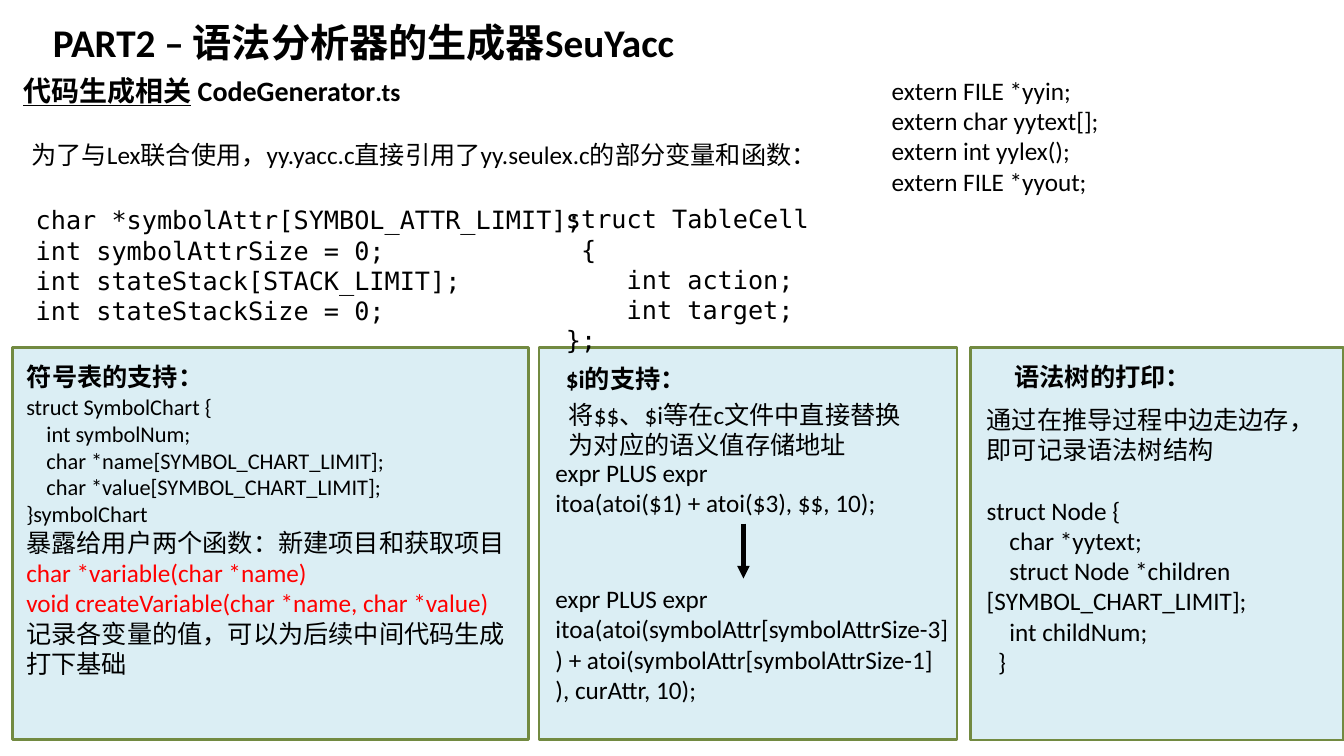
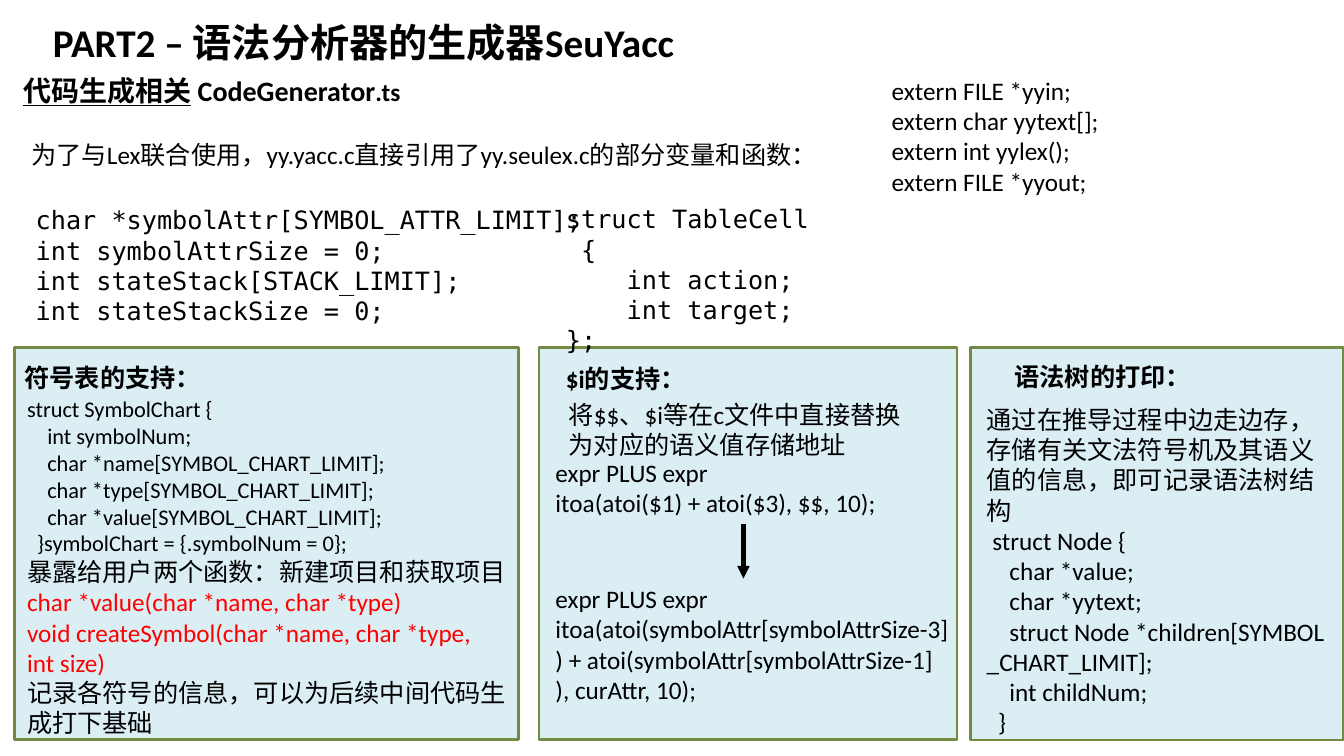
Before and after one commit to z0gSh1u/seu-lex-yacc, a slide deck: slide 9 of doc/09017224高钰铭（组员个人贡献）.pptx. Drawn at 1344x756 pixels with LibreOffice and Linux fonts; fonts in the diff are those of the drawing. Boxes give left, top, right and bottom in pixels: in the first picture for what was removed or moved away, otherwise in the second. Text is boxed around its words. In the diff, an @@ line names an element or a change of style, - is before the commit and + after.

```diff
--- a/doc/09017224高钰铭（组员个人贡献）.pptx
+++ b/doc/09017224高钰铭（组员个人贡献）.pptx
@@ rectangle: place and size @@
-rectangle at [13,348,529,740]
+rectangle at [14,348,518,740]
@@ text at [987,407,1315,522]: text changed @@
-通过在推导过程中边走边存，即可记录语法树结构
+通过在推导过程中边走边存，存储有关文法符号机及其语义值的信息，即可记录语法树结构
@@ text at [47,481,374,502]: paragraph added @@
+char *type[SYMBOL_CHART_LIMIT];
@@ text at [37,534,347,555]: text changed @@
-}symbolChart
+}symbolChart = {.symbolNum = 0};
@@ text at [1009,562,1134,583]: paragraph added @@
+char *value;
@@ text at [27,592,506,739]: text changed @@
-char *variable(char *name)
-void createVariable(char *name, char *value)
-记录各变量的值，可以为后续中间代码生成打下基础
+char *value(char *name, char *type)
+void createSymbol(char *name, char *type,
+int size)
+记录各符号的信息，可以为后续中间代码生成打下基础
@@ text at [987,622,1324,675]: spaces changed @@
-struct Node *children [SYMBOL_CHART_LIMIT];
+struct Node *children[SYMBOL_CHART_LIMIT];
```
Also in this commit, not shown: 1 other slide changed, 8 other files.
